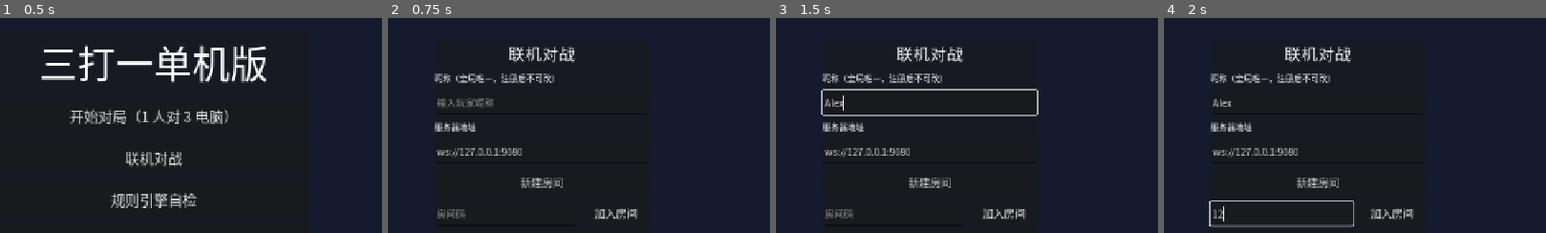
Above: before the commit, frames 1-4 (left to right).
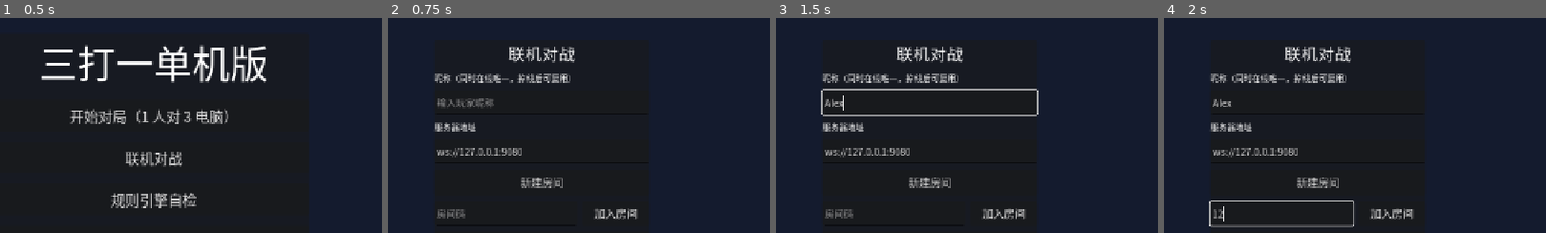
Above: after the commit, the same moments.

Repository: longy1/three-beat-one
Game: Godot game, scene res://scene/menu/main_menu.tscn
Same seed, same stepped clock (60 frames per second), same inputs: the game is played once before the commit and once after it.
Inputs (mouse positions are % of the whole screen's width and height, from its top left):
- Up to frame 1 (0.5 s): no input
- Up to frame 2 (0.75 s): click "联机对战" at 0.5 s
- Up to frame 3 (1.5 s): click (50, 37) at 1.27 s; type "Alex" at 1.35 s
- Up to frame 4 (2 s): click (45, 63) at 1.5 s; type "12" at 1.58 s
The pictures show only the part of the screen within x 30-80%, y 18-68%; the shares and areas given below are measured in that part.

Frame 1 is identical in both runs. In frame 2, 0.9% of the frame differs, in the area x 18-48%, y 25-31%; in frame 3, 0.9%; in frame 4, 0.9%.

Commit message:
feat: 联机昵称改在线占用制——只与同时在线互斥，掉线即释放可复用；废除全局永久注册表（store 删 players 表；服务器端口支持 GODOT_PORT 环境变量；Web 端联机地址预填当前站点）

Diff:
--- a/project.godot
+++ b/project.godot
@@ -13,6 +13,7 @@
 config/name="三打哈（三打一）"
 config/description="湘西扑克游戏：三打哈（三打一）单机版。规则依据《三打哈规则.md》。"
 run/main_scene="res://scene/menu/main_menu.tscn"
+run/main_scene.server="res://server/server_main.tscn"
 config/features=PackedStringArray("4.7")
 config/icon="res://icon.svg"
 
--- a/scene/menu/online_menu.tscn
+++ b/scene/menu/online_menu.tscn
@@ -44,7 +44,7 @@
 [node name="NickLabel" type="Label" parent="Center/Panel/VBox"]
 layout_mode = 2
 theme_override_font_sizes/font_size = 14
-text = "昵称（全局唯一，注册后不可改）"
+text = "昵称（同时在线唯一，掉线后可复用）"
 
 [node name="NickEdit" type="LineEdit" parent="Center/Panel/VBox"]
 custom_minimum_size = Vector2(360, 40)
@@ -61,6 +61,7 @@
 custom_minimum_size = Vector2(360, 40)
 layout_mode = 2
 text = "ws://127.0.0.1:9080"
+placeholder_text = "host[:端口] 或 ws://、wss:// 开头的完整地址"
 
 [node name="CreateButton" type="Button" parent="Center/Panel/VBox"]
 custom_minimum_size = Vector2(360, 44)
--- a/script/menu/online_menu.gd
+++ b/script/menu/online_menu.gd
@@ -7,6 +7,7 @@
 
 const CFG_PATH := "user://online.cfg"
 const LOBBY_SCENE := "res://scene/menu/room_lobby.tscn"
+const DEFAULT_LOCAL_ADDR := "ws://127.0.0.1:9080"  ## 与场景 AddrEdit 默认值一致（本地调试）
 
 var _net: NetClient = null
 var _pending_join := ""  ## ""=建房；否则为要加入的房间码
@@ -32,6 +33,22 @@
 		var addr := str(cfg.get_value("online", "addr", ""))
 		if addr != "":
 			addr_edit.text = addr
+	_prefill_web_addr()
+
+
+## Web 平台地址预填：未记忆自定义地址（仍为场景默认本地值）时，改填当前页面站点
+## （wss:// 同域，443 由 scheme 隐含）——公网部署（ZCode Sites 单 HTTPS 端口）下
+## wss 经同端口 Upgrade 分流到服务器，玩家免输地址开箱即连；
+## 桌面无 web 特性不生效，手动输入 host[:端口] / ws:// / wss:// 地址照常可用。
+func _prefill_web_addr() -> void:
+	if not OS.has_feature("web"):
+		return
+	var cur := addr_edit.text.strip_edges()
+	if cur != "" and cur != DEFAULT_LOCAL_ADDR:
+		return
+	var host: Variant = JavaScriptBridge.eval("window.location.host", false)
+	if host is String and str(host) != "":
+		addr_edit.text = "wss://" + str(host)
 
 
 func _save_cfg() -> void:
--- a/server/host_room.gd
+++ b/server/host_room.gd
@@ -500,7 +500,7 @@
 
 
 func _on_game_over(result: Dictionary) -> void:
-	# 房间累计分入库并广播（分数与注册表持久化，服务端重启不丢）
+	# 房间累计分入库并广播（分数持久化，服务端重启不丢）
 	var rows: Array = []
 	for s in GameEngine.PLAYER_COUNT:
 		var m = members[s]
--- a/server/room_manager.gd
+++ b/server/room_manager.gd
@@ -1,5 +1,5 @@
 extends Node
-## 联机服务端中枢（M4）：WebSocket 监听、peer↔昵称注册、房间表、消息分发、掉线扫描。
+## 联机服务端中枢（M4）：WebSocket 监听、peer↔昵称映射（在线占用制）、房间表、消息分发、掉线扫描。
 ## 传输：独立 WebSocketMultiplayerPeer（不挂高层 multiplayer API）+ JSON 文本包；
 ## 发送方识别：消息自带 pid（客户端 unique_id，协议层约定）；定向发送用
 ## set_target_peer + put_packet。
@@ -127,7 +127,7 @@
 	if _peer_nick.get(peer_id, "") == nick:
 		_send(peer_id, {"t": NetProto.HELLO_OK, "nick": nick})
 		return
-	# 断线重连：昵称命中存活房间的离线成员 → 直接回房（不占新注册名额）
+	# 断线重连：昵称命中存活房间的离线成员 → 直接回房（宽限期内昵称仍视为被该成员占用）
 	for room in _rooms.values():
 		var m = room.member_by_name(nick)
 		if m != null and not m.is_ai and m.offline:
@@ -135,11 +135,11 @@
 			_send(peer_id, {"t": NetProto.HELLO_OK, "nick": nick})
 			room.reconnect(peer_id, nick)
 			return
-	# 全局注册制：昵称已注册（含历史）→ 拒绝
-	if _store.has_player(nick) or _peer_nick.values().has(nick):
+	# 在线占用制：昵称只与「同时在线」互斥（活跃 peer；存活房间的在线成员必已 hello 占用）。
+	# 掉线经扫描清理即释放，可复用；不落任何历史注册表。
+	if _peer_nick.values().has(nick):
 		_send(peer_id, {"t": NetProto.ERR, "msg": "昵称「%s」已被占用" % nick})
 		return
-	_store.register_player(nick)
 	_peer_nick[peer_id] = nick
 	_send(peer_id, {"t": NetProto.HELLO_OK, "nick": nick})
 
--- a/server/server_main.gd
+++ b/server/server_main.gd
@@ -1,7 +1,7 @@
 extends Node
 ## 联机服务器入口（M4）：无头 Godot 进程跑本场景，承载 WebSocket 监听与房间逻辑。
 ## 启动：Godot --headless --path . res://server/server_main.tscn [-- --port 9080]
-## 数据：user://sanhax_server/store.json（昵称注册表/房间留档/房间累计分，重启不丢）；
+## 数据：user://sanhax_server/store.json（房间留档/房间累计分，重启不丢；昵称在线占用不落盘）；
 ## 进行中的房间随进程消亡（重启即解散，分数已持久）。
 
 
@@ -20,11 +20,16 @@
 	print("三打哈联机服务器已启动")
 	print("监听端口：%d（客户端地址 ws://<本机IP>:%d）" % [port, port])
 	print("数据文件：%s" % store._path)
-	print("按 Ctrl+C / 关闭窗口停止服务器（退出时的引擎清理告警属正常噪音，分数与注册表已实时落盘）")
+	print("按 Ctrl+C / 关闭窗口停止服务器（退出时的引擎清理告警属正常噪音，分数与房间留档已实时落盘）")
 	print("==============================================")
 
 
 func _parse_port() -> int:
+	# 环境变量优先：云端部署（导出模板二进制）经 node 子进程传递 GODOT_PORT，
+	# 模板二进制（disable_path_overrides 编译项）的用户参数 `--` 路径在部分环境不可靠。
+	var env_port := OS.get_environment("GODOT_PORT")
+	if env_port.is_valid_int():
+		return int(env_port)
 	var args := OS.get_cmdline_user_args()
 	for i in args.size():
 		if args[i] == "--port" and i + 1 < args.size():
--- a/server/store.gd
+++ b/server/store.gd
@@ -1,11 +1,11 @@
 extends RefCounted
 ## 联机服务端持久存储（M4 先顶方案）：本地 JSON 文件。
 ## 接口形状对齐后续 SQLite 落地（换存储时仅替换本文件，调用方不动——见 [划5]）。
-## 三张「表」：
-##   players     昵称 → 注册信息（全局注册制：昵称永久唯一）
+## 两张「表」：
 ##   rooms       房间码 → 房主/建档时间（房间解散后留档）
 ##   room_scores 房间码 → 昵称 → { score 累计收益, games 局数 }
-## 每次变更即整文件原子落盘（临时文件 + rename），服务端重启数据不丢。
+## 昵称不持久化（在线占用制，见 room_manager._on_hello）；每次变更即整文件原子落盘
+## （临时文件 + rename），服务端重启数据不丢。
 
 
 var _path: String
@@ -15,15 +15,6 @@
 func _init(path: String = "user://sanhax_server/store.json") -> void:
 	_path = path
 	_load()
-
-
-func has_player(nick: String) -> bool:
-	return _data.players.has(nick)
-
-
-func register_player(nick: String) -> void:
-	_data.players[nick] = {"created_at": Time.get_datetime_string_from_system()}
-	_save()
 
 
 func record_room(code: String, owner_name: String) -> void:
@@ -61,7 +52,9 @@
 		var parsed: Variant = JSON.parse_string(raw)
 		if parsed is Dictionary:
 			_data = parsed
-	for key in ["players", "rooms", "room_scores"]:
+	# 旧版玩家注册表（已废弃的在线占用制前身）：载入即丢弃
+	_data.erase("players")
+	for key in ["rooms", "room_scores"]:
 		if not (_data.get(key) is Dictionary):
 			_data[key] = {}
 
--- a/test/test_online.gd
+++ b/test/test_online.gd
@@ -1,6 +1,6 @@
 extends UiTestBase
 ## 联机功能测试（M4）：真实 WebSocket 回环（同进程服务端 + 客户端）。
-## 覆盖：存储持久化/昵称全局唯一（含 trim 归一）、房间守卫（重复建房/加入/满员/对局中/
+## 覆盖：存储持久化/昵称在线占用制（含 trim 归一与掉线释放复用）、房间守卫（重复建房/加入/满员/对局中/
 ## 非房主开局等错误路径）、房间生命周期（不满开局拒绝→补 AI→完整对局→分数落盘广播→
 ## 退出关房）、可见性（回放消息不含他人牌面/底牌）、超时托管、断线重连与宽限、
 ## 多局累计（庄位轮换/下一局重建/跨局累计分）、注入强牌局的确定性旋转与人类操作路径、
@@ -221,18 +221,17 @@
 
 ## ============================= 用例 =============================
 
-## 存储层：注册唯一性、分数累计、跨实例持久化
+## 存储层：分数累计、房间留档与跨实例持久化（昵称不落盘，见在线占用制）
 func test_store_persistence(a) -> void:
 	var path := "user://test_online_store_unit.json"
 	if FileAccess.file_exists(path):
 		DirAccess.remove_absolute(path)
 	var store: RefCounted = load("res://server/store.gd").new(path)
-	store.register_player("测试玩家甲")
+	store.record_room("ROOM01", "测试玩家甲")
 	store.add_scores("ROOM01", [{"name": "测试玩家甲", "delta": 30}, {"name": "电脑·乙", "delta": -10}])
 	store.add_scores("ROOM01", [{"name": "测试玩家甲", "delta": -15}, {"name": "电脑·乙", "delta": 5}])
 	# 重开实例：落盘数据完整（重启不丢）
 	var store2: RefCounted = load("res://server/store.gd").new(path)
-	a.check(store2.has_player("测试玩家甲"), "昵称注册表持久化")
 	var rows: Array = store2.room_scores("ROOM01")
 	a.eq(rows.size(), 2, "两行累计分")
 	var by_name := {}
@@ -244,19 +243,20 @@
 	DirAccess.remove_absolute(path)
 
 
-## 昵称全局唯一（注册制）、trim 归一与非法昵称拒绝
+## 昵称在线占用制（同时在线唯一；掉线释放后可复用）、trim 归一与非法昵称拒绝
 func test_nick_uniqueness(a) -> void:
 	_ensure_server()
 	var first := _make_client("测甲唯一", "C_uniq_a")
 	a.check(await _wait_hello(first), "首登成功")
+	# 同时在线：第二人用同昵称被拒
 	var dup := _make_client("测甲唯一", "C_uniq_dup")
 	var err := await _wait_error(dup)
-	a.check(err.contains("已被占用"), "同昵称再注册被拒：%s" % err)
-	# trim 归一：带首尾空格的昵称注册为去空格形态（占用判定一致）
-	var spaced := _make_client("  测甲空格  ", "C_uniq_sp")
+	a.check(err.contains("已被占用"), "在线同昵称被拒：%s" % err)
+	# trim 归一：带首尾空格的昵称按去空格形态做占用判定
+	var spaced := _make_client("  测乙空格  ", "C_uniq_sp")
 	a.check(await _wait_hello(spaced), "带空格昵称注册成功")
-	a.eq(spaced.my_name, "测甲空格", "hello_ok 回执为 trim 后昵称")
-	var dup2 := _make_client("测甲空格", "C_uniq_sp2")
+	a.eq(spaced.my_name, "测乙空格", "hello_ok 回执为 trim 后昵称")
+	var dup2 := _make_client("测乙空格", "C_uniq_sp2")
 	err = await _wait_error(dup2)
 	a.check(err.contains("已被占用"), "trim 后同昵称被拒：%s" % err)
 	var ai := _make_client(NetProto.AI_NAME_PREFIX + "甲", "C_uniq_ai")
@@ -265,6 +265,12 @@
 	var blank := _make_client("   ", "C_uniq_blank")
 	err = await _wait_error(blank)
 	a.check(err != "", "空白昵称被拒")
+	# 掉线释放：首登者断连 → 扫描清理（≤sweep_interval）→ 同昵称可被复用
+	first.drop_connection()
+	var freed := await _until(func(): return not _manager._peer_nick.values().has("测甲唯一"), 2.0)
+	a.check(freed, "掉线后昵称占用被释放")
+	var reuser := _make_client("测甲唯一", "C_uniq_re")
+	a.check(await _wait_hello(reuser), "释放后同昵称复用成功")
 	await _free_clients()
 
 
Binary file changed: font/NotoSansSC-Regular.subset.otf
